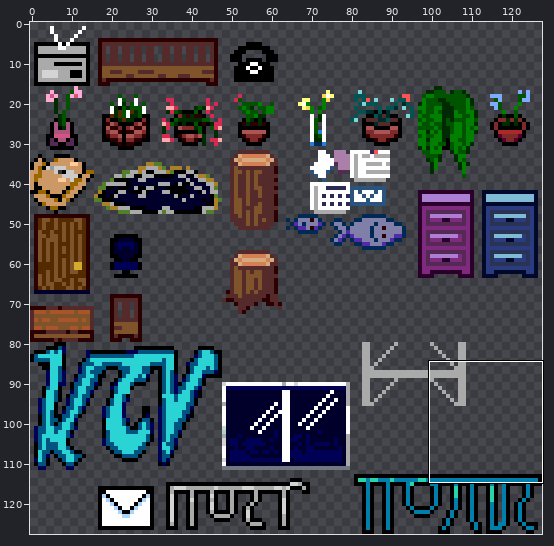
Two versions of one sprite sheet, sprites/world/building/spr_decor.png. The first picture is a wide view before the edit; the outline marks the close-up.
Close-up. The starting point:
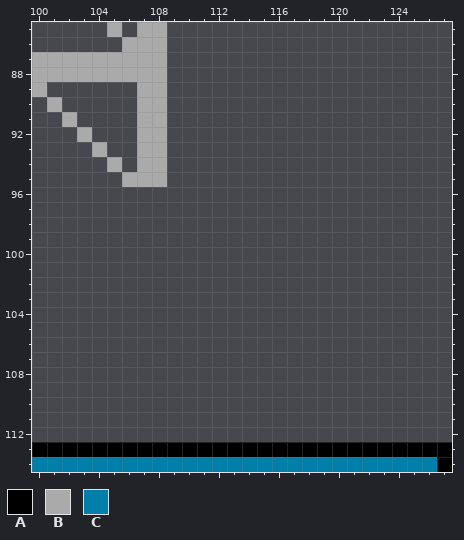
The file is 128x128 pixels. Shown: x 100..127, y 85..114.
Palette (. is transparent): A #000000  B #aaaaaa  C #007faa
Pixels before, first column x 100:
 85 .....B.BB...................
 86 ......BBB...................
 87 BBBBBBBBB...................
 88 BBBBBBBBB...................
 89 B......BB...................
 90 .B.....BB...................
 91 ..B....BB...................
 92 ...B...BB...................
 93 ....B..BB...................
 94 .....B.BB...................
 95 ......BBB...................
 96 ............................
 97 ............................
 98 ............................
 99 ............................
100 ............................
101 ............................
102 ............................
103 ............................
104 ............................
105 ............................
106 ............................
107 ............................
108 ............................
109 ............................
110 ............................
111 ............................
112 ............................
113 AAAAAAAAAAAAAAAAAAAAAAAAAAAA
114 CCCCCCCCCCCCCCCCCCCCCCCCCCCA
After the commit:
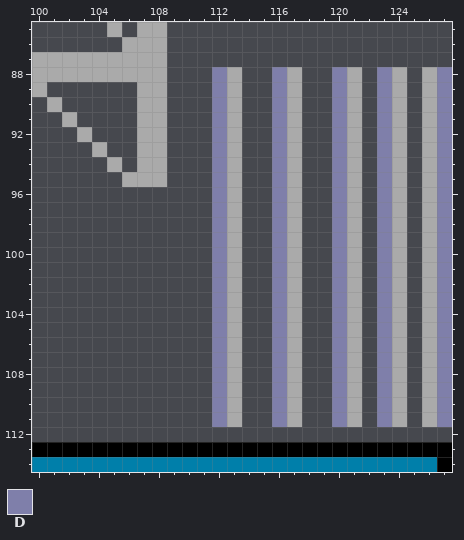
Colours new in this view: D #7f7faa
The exact change:
There is now colour B in rows 88 to 111 at x 113, 117, 121, 124 and 126.
There is now colour D in rows 88 to 111 at x 112, 116, 120, 123 and 127.
